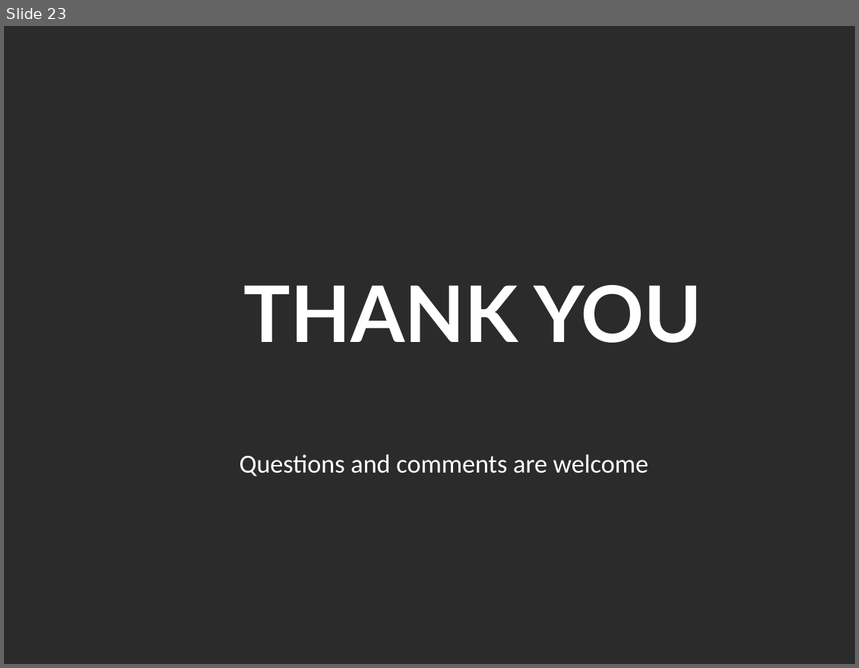
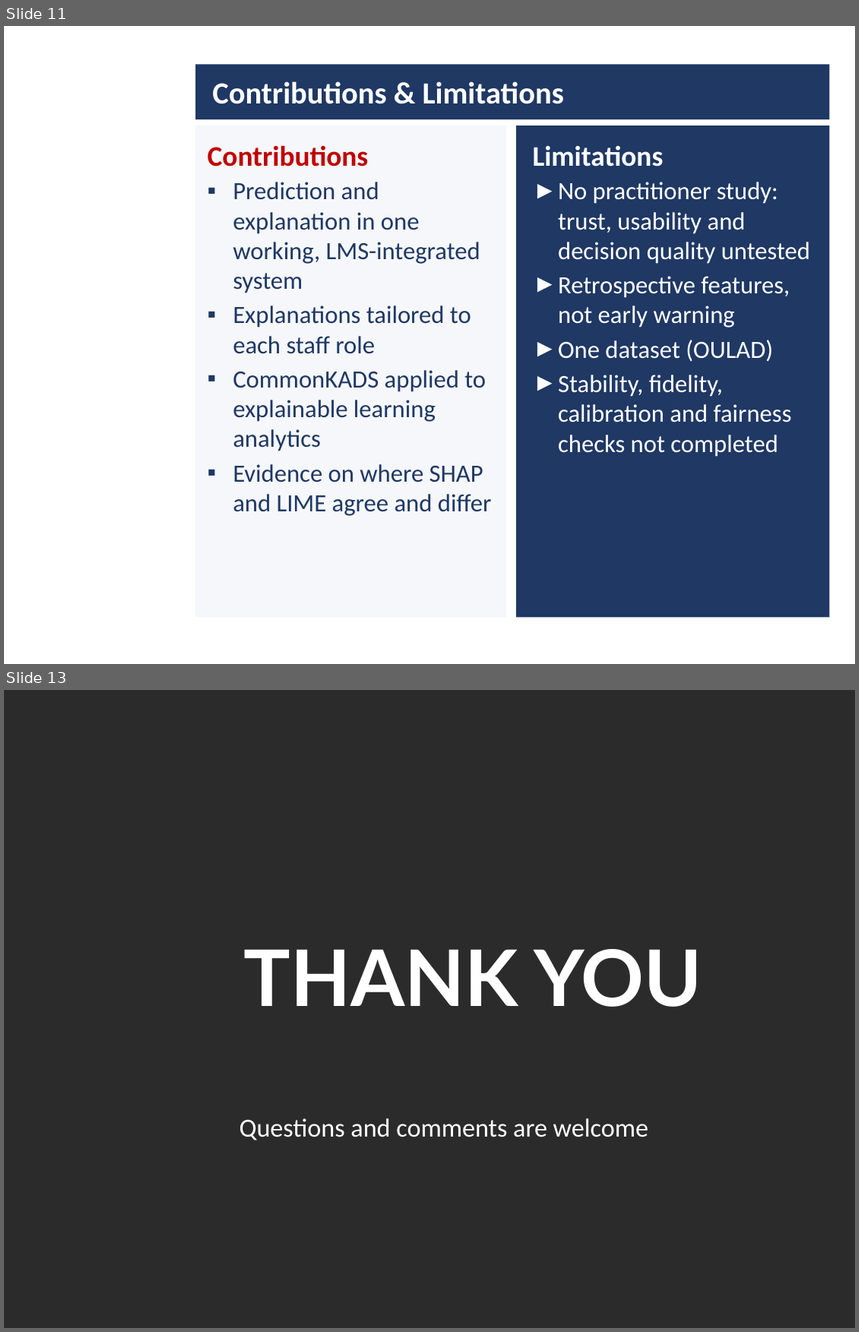
Before and after one commit to daniel-larry/python-run-result, a slide deck: Internal_Defense_Presentation.pptx. Shown one above the other, each under a label of ours: slide 23 before the commit, slides 11 and 13 after it; the slides between them are not shown. The pictures are 859x668 and 859x1332 pixels, drawn with LibreOffice and Linux fonts; fonts in the diff are those of the drawing; background and template pictures are left out; a plain dark background stands for a picture behind light text. Boxes give left, top, right and bottom in pixels: in the first picture for what was removed or moved away, otherwise in the second. Text is boxed around its words. In the diff, an @@ line names an element or a change of style, - is before the commit and + after.

```diff
--- a/Internal_Defense_Presentation.pptx
+++ b/Internal_Defense_Presentation.pptx
@@ slide 11 added at box(4, 26, 855, 664), background picture (left out) @@
@@ rectangle added at box(196, 64, 829, 119), fill #1F3864 @@
@@ title added at box(212, 81, 564, 104), 26 pt, text #FFFFFF, bold @@
+Contributions & Limitations
@@ rectangle added at box(196, 126, 506, 617), fill #F5F7FA @@
@@ rectangle added at box(516, 126, 829, 617), fill #1F3864 @@
@@ text added at box(208, 145, 492, 516), 21 pt, text #1F3864 @@
+Contributions
+▪ Prediction and explanation in one working, LMS-integrated system
+▪ Explanations tailored to each staff role
+▪ CommonKADS applied to explainable learning analytics
+▪ Evidence on where SHAP and LIME agree and differ
@@ text added at box(533, 146, 810, 457), 21 pt, text #FFFFFF @@
+Limitations
+► No practitioner study: trust, usability and decision quality untested
+► Retrospective features, not early warning
+► One dataset (OULAD)
+► Stability, fidelity, calibration and fairness checks not completed
@@ what was slide 23 is now slide 13 @@
```
Also in this commit, not shown: 4 slides changed, 7 other slides added, 18 slides removed.
